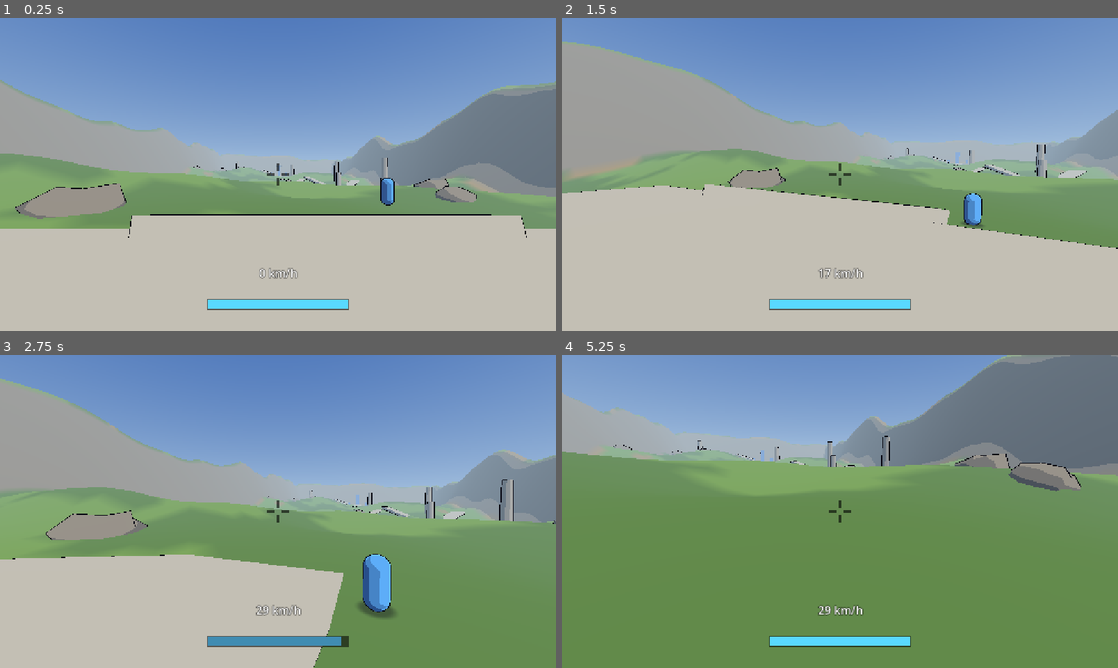
Above: before the commit, frames 1-4 (two rows, left to right).
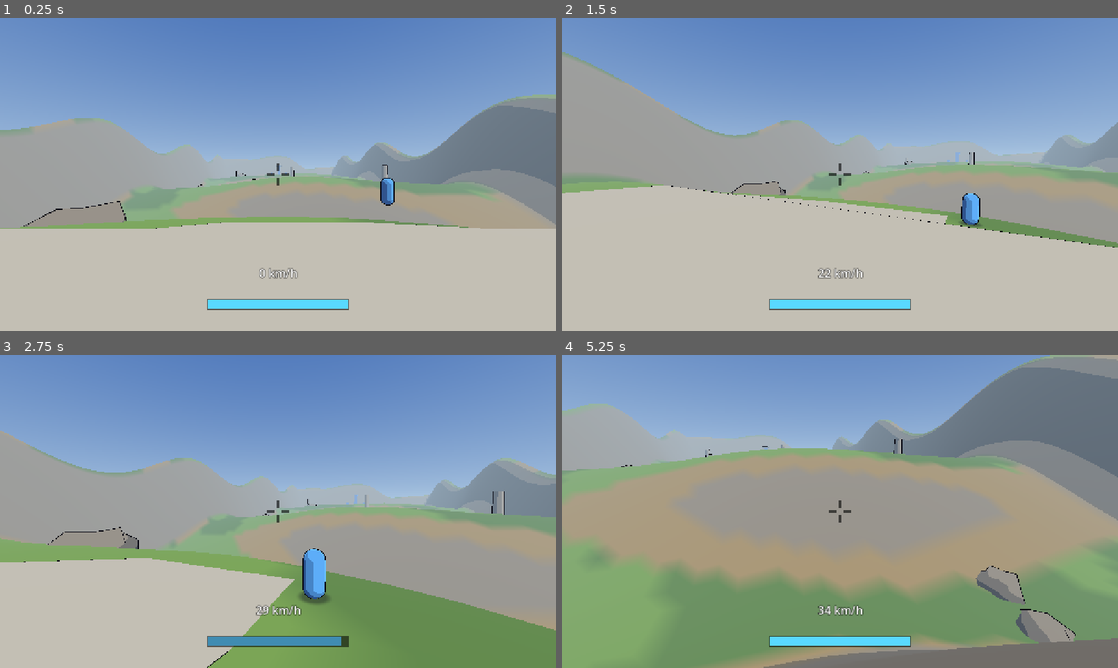
Above: after the commit, the same moments.

Repository: roge-rm/Vectorfall
Game: Godot game, scene res://scenes/main.tscn
Same seed, same stepped clock (60 frames per second), same inputs: the game is played once before the commit and once after it.
Inputs (mouse positions are in pixels of both pictures, inside the frame that each line leads up to):
- Up to frame 1 (0.25 s): no input
- Up to frame 2 (1.5 s): tap Enter at 0.5 s; move the mouse to (962, 158) at 0.52 s; hold D (move_right) 0.53-1.28 s; tap G (deploy) at 0.6 s; tap Space (jump) at 0.77, 1.07 s; click (962, 158) at 0.8 s; move the mouse to (812, 174) at 1.27 s; hold W (move_forward) from 1.28 s (still down); click (812, 174) at 1.35 s
- Up to frame 3 (2.75 s): keep holding W (move_forward); tap Space (jump) at 1.52, 1.82 s; right-click (250, 511) at 1.55 s; move the mouse to (289, 505) at 2.02 s; right-click (289, 505) at 2.1 s; tap E (use) at 2.3 s
- Up to frame 4 (5.25 s): move the mouse to (834, 517) at 2.77 s; tap E (use) at 2.85 s; tap Space (jump) at 3.02, 3.05, 3.32, 3.6, 3.77, 4.07 s; move the mouse to (878, 514) at 3.52 s; tap G (deploy) at 3.8 s; tap Escape (pause) at 4.15 s; release W (move_forward) at 4.25 s; drag from (673, 464) to (756, 433) at 4.27 s; move the mouse to (845, 511) at 5.02 s; hold W (move_forward) from 5.03 s (still down); click (845, 511) at 5.1 s

The runs differ from the first frame. In frame 1, 18% of the frame differs, in the area x 0-100%, y 19-71%; in frame 2, 18%; in frame 3, 33%; in frame 4, 62%, in the area x 0-100%, y 0-100%.

Commit message:
Skiing: hold to slide with gravity along the slope
A SKI command button on Space and gamepad A alongside jump, which now
fires only on the press, and a SKI toggle on touch. Skiing keeps speed
along the slope with little friction, drag tops speed out around 60-70
m/s, crests launch you at speed and the jet pushes forward at speed. The
test map is now long smooth ridges between the bases, and the base ramps
no longer stick up above the deck. HUD shows a SKI light. Tests in
tests/ski_test.gd.

Co-Authored-By: Claude Opus 5.5 <noreply@anthropic.com>

Diff:
--- a/project.godot
+++ b/project.godot
@@ -68,6 +68,10 @@
 "deadzone": 0.5,
 "events": [Object(InputEventKey,"device":-1,"physical_keycode":32), Object(InputEventJoypadButton,"device":-1,"button_index":0,"pressed":true)]
 }
+ski={
+"deadzone": 0.5,
+"events": [Object(InputEventKey,"device":-1,"physical_keycode":32), Object(InputEventJoypadButton,"device":-1,"button_index":0,"pressed":true)]
+}
 use={
 "deadzone": 0.5,
 "events": [Object(InputEventKey,"device":-1,"physical_keycode":69), Object(InputEventJoypadButton,"device":-1,"button_index":2,"pressed":true)]
--- a/scripts/input/local_input.gd
+++ b/scripts/input/local_input.gd
@@ -94,7 +94,7 @@
 			command.buttons = touch.buttons
 		return command
 	command.move = Input.get_vector("move_left", "move_right", "move_back", "move_forward")
-	for pair: Array in [["fire", PlayerCommand.FIRE], ["jump", PlayerCommand.JUMP], ["jet", PlayerCommand.JET], ["use", PlayerCommand.USE], ["deploy", PlayerCommand.DEPLOY]]:
+	for pair: Array in [["fire", PlayerCommand.FIRE], ["jump", PlayerCommand.JUMP], ["jet", PlayerCommand.JET], ["use", PlayerCommand.USE], ["deploy", PlayerCommand.DEPLOY], ["ski", PlayerCommand.SKI]]:
 		if Input.is_action_pressed(pair[0]):
 			command.buttons |= pair[1]
 	return command
--- a/scripts/input/touch_controls.gd
+++ b/scripts/input/touch_controls.gd
@@ -3,7 +3,8 @@
 
 ## On-screen controls: a stick that appears where your left thumb lands, drag
 ## anywhere else on the right half to look, and round buttons for fire, jet and
-## jump. Sizes follow the shorter side of the screen.
+## jump, and a SKI button that turns skiing on and off. Sizes follow the
+## shorter side of the screen.
 
 ## Left thumb movement in pixels for a full push, as a share of the short side.
 const STICK_REACH := 0.1
@@ -11,7 +12,10 @@
 	["FIRE", PlayerCommand.FIRE, Vector2(0.15, 0.4), 0.1],
 	["JET", PlayerCommand.JET, Vector2(0.36, 0.15), 0.095],
 	["JUMP", PlayerCommand.JUMP, Vector2(0.13, 0.14), 0.075],
+	["SKI", PlayerCommand.SKI, Vector2(0.36, 0.36), 0.065],
 ]
+## Buttons that a tap turns on and off rather than being held.
+const TOGGLES := PlayerCommand.SKI
 
 ## x is right and y is forward, like PlayerCommand.move.
 var stick := Vector2.ZERO
@@ -74,8 +78,13 @@
 func _press(index: int, at: Vector2) -> void:
 	for k in BUTTONS.size():
 		if at.distance_to(button_centre(k)) < button_radius(k) * 1.2:
-			_touches[index] = BUTTONS[k][1]
-			buttons |= BUTTONS[k][1]
+			var bit: int = BUTTONS[k][1]
+			if bit & TOGGLES:
+				_touches[index] = "toggle"
+				buttons ^= bit
+			else:
+				_touches[index] = bit
+				buttons |= bit
 			return
 	if at.x < size.x * 0.45:
 		_touches[index] = "stick"
--- a/scripts/sim/movement_tuning.gd
+++ b/scripts/sim/movement_tuning.gd
@@ -16,6 +16,35 @@
 @export var jump_speed := 6.5
 @export var gravity := 20.0
 
+## How far down the ground is looked for each tick to keep you on it.
+@export var floor_snap := 0.35
+
+@export_group("Skiing")
+## Slowing on the ground while skiing, in m/s².
+@export var ski_friction := 0.4
+## Steering while skiing, towards where you push.
+@export var ski_steer_accel := 6.0
+## Pushing only adds speed in a direction while you're slower than this in it.
+@export var ski_steer_speed := 8.0
+## Above this speed the ground is barely held on to, so a crest throws you
+## into the air.
+@export var ski_launch_speed := 12.0
+## Floor snap while skiing above ski_launch_speed. Each tick at 60 m/s covers
+## 1 m, so this keeps you on a slope that bends by about 3° per metre.
+@export var ski_snap := 0.05
+## How hard you're pressed into the slope while skiing, in m/s, so the floor
+## stays in touch on a straight slope without snapping.
+@export var ski_press := 0.5
+
+@export_group("Drag")
+## Speed with no drag. Above it drag is drag * (speed - drag_free_speed)²,
+## which tops out at about 59 m/s on a 30° slope and 73 m/s falling or
+## skiing downhill with the jet.
+@export var drag_free_speed := 25.0
+@export var drag := 0.009
+## Hard limit on speed, in case something adds more than drag can take off.
+@export var max_speed := 80.0
+
 @export_group("Air")
 ## Speed you can add in the air towards where you're steering, on top of the
 ## momentum you already have.
@@ -29,6 +58,9 @@
 @export var jet_side_accel := 8.0
 ## Horizontal speed the side thrust can push you to.
 @export var jet_side_speed := 14.0
+## Forward thrust while jetting when skiing or faster than jet_side_speed,
+## along where you steer, or where you look if you don't.
+@export var jet_forward_accel := 10.0
 ## Fastest upward speed the jet will push you to.
 @export var jet_max_rise := 12.0
 @export var energy_max := 100.0
--- a/scripts/sim/player_command.gd
+++ b/scripts/sim/player_command.gd
@@ -9,6 +9,8 @@
 const JET := 4
 const USE := 8
 const DEPLOY := 16
+## Held to ski: next to no friction on the ground, so slopes speed you up.
+const SKI := 32
 
 ## x is right and y is forward, length at most 1.
 var move := Vector2.ZERO
--- a/scripts/sim/soldier.gd
+++ b/scripts/sim/soldier.gd
@@ -22,6 +22,14 @@
 ## is_on_floor() so set_state() can restore it.
 var grounded := false
 var jetting := false
+## The jump button was held last tick, so holding it jumps only once.
+var jump_held := false
+## The ski button is held, on the ground or not.
+var ski_held := false
+## Skiing on the ground this tick.
+var skiing := false
+## The ground's normal after the last tick, straight up in the air.
+var floor_normal := Vector3.UP
 
 var body_mesh: MeshInstance3D
 var blob: BlobShadow
@@ -30,7 +38,7 @@
 func _init() -> void:
 	energy = tuning.energy_max
 	since_jet = tuning.refill_delay
-	floor_snap_length = 0.35
+	floor_snap_length = tuning.floor_snap
 	floor_max_angle = deg_to_rad(50.0)
 	floor_constant_speed = true
 	var shape := CollisionShape3D.new()
@@ -90,9 +98,18 @@
 	var wish_dir := wish.normalized() if wish.length() > 0.01 else Vector3.ZERO
 	var horizontal := Vector3(velocity.x, 0.0, velocity.z)
 	var v_y := velocity.y
+	var jump_pressed := command.has(PlayerCommand.JUMP) and not jump_held
+	jump_held = command.has(PlayerCommand.JUMP)
+	ski_held = command.has(PlayerCommand.SKI)
 
 	jetting = command.has(PlayerCommand.JET) and energy > 0.0
-	if grounded and not jetting:
+	skiing = grounded and ski_held and not jetting
+	if skiing:
+		_ski(wish_dir, delta)
+		if jump_pressed:
+			velocity = velocity.slide(floor_normal) + Vector3.UP * t.jump_speed
+			grounded = false
+	elif grounded and not jetting:
 		var speed := horizontal.length()
 		var target := wish * t.run_speed
 		if speed > t.run_speed + 0.01 and horizontal.dot(wish) >= 0.0:
@@ -102,9 +119,14 @@
 		else:
 			var rate := t.ground_accel if wish_dir != Vector3.ZERO else t.ground_friction
 			horizontal = horizontal.move_toward(target, rate * delta)
-		if command.has(PlayerCommand.JUMP):
+		if jump_pressed:
 			v_y = t.jump_speed
 			grounded = false
+	elif jetting and (ski_held or horizontal.length() > t.jet_side_speed):
+		# At speed some of the jet pushes you forward, so you can climb the next
+		# hill without losing your speed.
+		var ahead := wish_dir if wish_dir != Vector3.ZERO else Basis(Vector3.UP, yaw) * Vector3.FORWARD
+		horizontal += ahead * t.jet_forward_accel * delta
 	elif wish_dir != Vector3.ZERO:
 		# In the air you keep your momentum and can only add a little speed
 		# towards where you steer, more while jetting.
@@ -124,21 +146,73 @@
 		if since_jet >= t.refill_delay:
 			energy = minf(energy + t.energy_refill * delta, t.energy_max)
 
-	v_y -= t.gravity * delta
-	var before := Vector3(horizontal.x, v_y, horizontal.z)
-	velocity = before
+	if not skiing:
+		v_y -= t.gravity * delta
+		velocity = Vector3(horizontal.x, v_y, horizontal.z)
+	_drag(delta)
+	var before := velocity
 	var was_grounded := grounded
+	# Skiing fast barely holds on to the ground, so a crest throws you.
+	floor_snap_length = t.ski_snap if ski_held and before.length() > t.ski_launch_speed else t.floor_snap
+	floor_stop_on_slope = not skiing
+	floor_constant_speed = not skiing
 	move_and_slide()
 	grounded = is_on_floor()
-	if grounded and not was_grounded:
+	floor_normal = get_floor_normal() if grounded else Vector3.UP
+	if grounded and ski_held:
+		# move_and_slide() drops the vertical part of your speed on the floor,
+		# which would stop you skiing downhill, so keep the part along the slope.
+		# Landing this way only loses the part into the slope, so a downhill
+		# keeps or adds speed and flat ground loses the fall.
+		velocity = _along_ground(before)
+	elif grounded and not was_grounded:
 		# Landing on a slope turns the fall into speed along it, so landing on a
 		# downhill keeps your speed and can add to it.
-		var along := before.slide(get_floor_normal())
+		var along := before.slide(floor_normal)
 		var kept := Vector3(along.x, 0.0, along.z)
 		if kept.length() > horizontal_speed():
 			velocity.x = kept.x
 			velocity.z = kept.z
 	blob.follow(self)
+
+
+## Skiing on the ground: speed along the slope only, gravity along the slope
+## speeds you up or slows you down, little friction, and pushing only steers.
+func _ski(wish_dir: Vector3, delta: float) -> void:
+	var t := tuning
+	var n := floor_normal
+	var v := velocity.slide(n)
+	v += Vector3.DOWN.slide(n) * t.gravity * delta
+	var speed := v.length()
+	if speed > 0.0:
+		v *= maxf(speed - t.ski_friction * delta, 0.0) / speed
+	if wish_dir != Vector3.ZERO:
+		var dir := wish_dir.slide(n).normalized()
+		var add := clampf(t.ski_steer_speed - v.dot(dir), 0.0, t.ski_steer_accel * delta)
+		v += dir * add
+	velocity = v - n * t.ski_press
+
+
+## A velocity from before the move, slid along the floor and off any walls
+## the move hit.
+func _along_ground(v: Vector3) -> Vector3:
+	v = v.slide(floor_normal)
+	for k in get_slide_collision_count():
+		var normal := get_slide_collision(k).get_normal()
+		if normal.angle_to(up_direction) > floor_max_angle + 0.01 and v.dot(normal) < 0.0:
+			v = v.slide(normal)
+	return v
+
+
+## Drag that grows with the square of speed above drag_free_speed.
+func _drag(delta: float) -> void:
+	var t := tuning
+	var speed := velocity.length()
+	if speed <= t.drag_free_speed:
+		return
+	var over := speed - t.drag_free_speed
+	var slowed := minf(maxf(speed - t.drag * over * over * delta, t.drag_free_speed), t.max_speed)
+	velocity *= slowed / speed
 
 
 func get_state() -> Dictionary:
@@ -154,6 +228,10 @@
 		"since_jet": since_jet,
 		"grounded": grounded,
 		"jetting": jetting,
+		"jump_held": jump_held,
+		"ski_held": ski_held,
+		"skiing": skiing,
+		"floor_normal": floor_normal,
 	}
 
 
@@ -170,3 +248,7 @@
 	since_jet = state.since_jet
 	grounded = state.grounded
 	jetting = state.jetting
+	jump_held = state.jump_held
+	ski_held = state.ski_held
+	skiing = state.skiing
+	floor_normal = state.floor_normal
--- a/scripts/ui/hud.gd
+++ b/scripts/ui/hud.gd
@@ -1,11 +1,12 @@
 class_name Hud
 extends Control
 
-## Crosshair, jet energy bar and speed readout for one soldier. It only reads
-## the soldier.
+## Crosshair, jet energy bar, speed readout and ski light for one soldier.
+## It only reads the soldier.
 
 var soldier: Soldier
 var _speed_label: Label
+var _ski_label: Label
 
 
 func _init() -> void:
@@ -17,6 +18,12 @@
 	_speed_label.add_theme_color_override("font_outline_color", Color(0, 0, 0, 0.8))
 	_speed_label.add_theme_constant_override("outline_size", 6)
 	add_child(_speed_label)
+	_ski_label = Label.new()
+	_ski_label.text = "SKI"
+	_ski_label.add_theme_font_size_override("font_size", 22)
+	_ski_label.add_theme_color_override("font_outline_color", Color(0, 0, 0, 0.8))
+	_ski_label.add_theme_constant_override("outline_size", 6)
+	add_child(_ski_label)
 
 
 func _process(_delta: float) -> void:
@@ -25,6 +32,10 @@
 	_speed_label.text = "%d km/h" % roundi(soldier.horizontal_speed() * 3.6)
 	var short := minf(size.x, size.y)
 	_speed_label.position = Vector2(size.x * 0.5 - _speed_label.size.x * 0.5, size.y - short * 0.16 - _speed_label.size.y)
+	# Bright while skiing on the ground, dim while held in the air.
+	_ski_label.visible = soldier.ski_held
+	_ski_label.modulate = Color(0.55, 1.0, 0.85) if soldier.skiing else Color(1, 1, 1, 0.45)
+	_ski_label.position = Vector2(size.x * 0.5 + short * 0.25, size.y - short * 0.1 - _ski_label.size.y * 0.3)
 	queue_redraw()
 
 
--- a/scripts/world/test_map.gd
+++ b/scripts/world/test_map.gd
@@ -1,9 +1,9 @@
 class_name TestMap
 extends Node3D
 
-## A greybox map built in code: rolling ground from noise, ramps, rocks and
-## pillars, and a base platform with a tower at each end. Team 0's base is at
-## -x and team 1's at +x.
+## A greybox map built in code: smooth rolling hills to ski over, ramps, rocks
+## and pillars, and a base platform with a tower at each end. Team 0's base is
+## at -x and team 1's at +x.
 
 const LENGTH := 360.0
 const WIDTH := 180.0
@@ -12,6 +12,11 @@
 const BASE_HEIGHT := 6.0
 const BASE_SIZE := 24.0
 const MAP_SEED := 7
+## Distance from one ridge to the next along the map, and their height from
+## valley floor to top. Ridges sit at the bases and x = ±50, valleys at 0 and
+## ±100, so each base skis down, over a ridge and into the middle.
+const HILL_SPACING := 100.0
+const HILL_HEIGHT := 20.0
 
 const GRASS := Color(0.45, 0.62, 0.32)
 const GRASS_DARK := Color(0.36, 0.52, 0.28)
@@ -28,8 +33,8 @@
 	name = "TestMap"
 	noise.seed = MAP_SEED
 	noise.noise_type = FastNoiseLite.TYPE_SIMPLEX_SMOOTH
-	noise.frequency = 0.007
-	noise.fractal_octaves = 3
+	noise.frequency = 0.006
+	noise.fractal_octaves = 2
 	rng.seed = MAP_SEED
 	add_child(Atmosphere.new())
 	_build_ground()
@@ -38,10 +43,14 @@
 	_build_props()
 
 
-## Ground height from the noise, flattened around each base and raised at the
+## Ground height: long ridges across the map, bent and varied along z with a
+## little smooth noise on top, flattened around each base and raised at the
 ## edges into a bowl.
 func height_at(x: float, z: float) -> float:
-	var h := noise.get_noise_2d(x, z) * 16.0 + 4.0
+	var bent := x + 14.0 * sin(z * 0.025)
+	var amplitude := HILL_HEIGHT * 0.5 * (1.0 + 0.3 * sin(z * 0.035 + 1.0))
+	var ridges := cos(TAU * bent / HILL_SPACING + PI)
+	var h := BASE_HEIGHT - HILL_HEIGHT * 0.5 + ridges * amplitude + noise.get_noise_2d(x, z) * 4.0
 	for team in 2:
 		var d := Vector2(x - base_x(team), z).length()
 		var t := smoothstep(BASE_SIZE * 0.9, BASE_SIZE * 2.2, d)
@@ -123,8 +132,11 @@
 	# The platform, a raised deck with a ramp up its front.
 	_box(base, Vector3(BASE_SIZE, 2.0, BASE_SIZE), Transform3D(Basis.IDENTITY, Vector3(x, BASE_HEIGHT + 1.0, 0.0)), CONCRETE)
 	var front := 1.0 if team == 0 else -1.0
-	var ramp_basis := Basis(Vector3.FORWARD, front * deg_to_rad(12.0))
-	_box(base, Vector3(14.0, 1.0, 10.0), Transform3D(ramp_basis, Vector3(x + front * (BASE_SIZE * 0.5 + 6.0), BASE_HEIGHT + 0.6, 0.0)), CONCRETE)
+	# Its top meets the deck's edge, with no lip to catch on.
+	var tilt := deg_to_rad(12.0)
+	var ramp_basis := Basis(Vector3.FORWARD, front * tilt)
+	var ramp_centre := Vector3(x + front * (BASE_SIZE * 0.5 + 7.0 * cos(tilt) - 0.5 * sin(tilt)), BASE_HEIGHT + 2.0 - 7.0 * sin(tilt) - 0.5 * cos(tilt), 0.0)
+	_box(base, Vector3(14.0, 1.0, 10.0), Transform3D(ramp_basis, ramp_centre), CONCRETE)
 	# A tower at the back with a deck on top, in the team's colour.
 	var back := x - front * (BASE_SIZE * 0.5 - 4.0)
 	_box(base, Vector3(4.0, 14.0, 4.0), Transform3D(Basis.IDENTITY, Vector3(back, BASE_HEIGHT + 9.0, 0.0)), colour)
--- a/tests/command_test.gd
+++ b/tests/command_test.gd
@@ -25,7 +25,7 @@
 
 
 func _run() -> void:
-	for action in ["move_forward", "move_back", "move_left", "move_right", "look_left", "look_right", "look_up", "look_down", "fire", "jet", "jump", "use", "deploy", "pause"]:
+	for action in ["move_forward", "move_back", "move_left", "move_right", "look_left", "look_right", "look_up", "look_down", "fire", "jet", "jump", "use", "deploy", "ski", "pause"]:
 		checks.check(InputMap.has_action(action) and not InputMap.action_get_events(action).is_empty(), "the input map has %s" % action)
 	var kinds := {}
 	for event in InputMap.action_get_events("jet"):
--- a/tests/main_scene_test.gd
+++ b/tests/main_scene_test.gd
@@ -2,7 +2,7 @@
 
 ## Runs the main scene for five seconds and checks the player is standing on
 ## its base, the touch controls show only after a touch, and the touch stick
-## and buttons end up in the player's commands.
+## and buttons, the SKI toggle too, end up in the player's commands.
 ##   tools/godot/Godot_v4.7.2-stable_linux.x86_64 --headless --fixed-fps 60 --path . -s tests/main_scene_test.gd
 
 var checks := TestWorld.Checks.new()
@@ -53,6 +53,19 @@
 	checks.check(player.global_position.y > start.y + 0.5, "the jet button lifts the player")
 	checks.check((player.global_position - start).x > 0.5, "the stick pushes the player forward, towards the other base")
 
+	# SKI is a toggle: one tap turns it on, the next turns it off.
+	for on: bool in [true, false]:
+		var tap := InputEventScreenTouch.new()
+		tap.index = 2
+		tap.pressed = true
+		tap.position = to_window * touch.button_centre(3)
+		Input.parse_input_event(tap)
+		tap = tap.duplicate()
+		tap.pressed = false
+		Input.parse_input_event(tap)
+		await ticks(2)
+		checks.check(player.ski_held == on, "a tap on SKI turns skiing %s" % ("on" if on else "off"))
+
 	var key := InputEventKey.new()
 	key.physical_keycode = KEY_W
 	key.pressed = true
--- /dev/null
+++ b/tests/ski_test.gd
@@ -0,0 +1,151 @@
+extends SceneTree
+
+## Checks skiing on built-in slopes: skiing downhill gains speed past run
+## speed, uphill loses it, standing on a slope without skiing stays put,
+## landing on a downhill keeps the speed, drag tops speed out, the jet helps
+## you up a hill, and top speed into a wall or the ground doesn't go through.
+##   tools/godot/Godot_v4.7.2-stable_linux.x86_64 --headless --fixed-fps 60 --path . -s tests/ski_test.gd
+
+const ANGLE := 25.0
+
+var checks := TestWorld.Checks.new()
+var game: Match
+var input := TestWorld.Scripted.new()
+var soldier: Soldier
+
+
+func _initialize() -> void:
+	# A 25° slope down towards +x from the origin, a long 30° one at z = 1000,
+	# a wall on flat ground at z = -1000 and triangle mesh ground at z = -2000.
+	TestWorld.slope(root, ANGLE)
+	# Flat ground before the slope's top edge, making a crest at x = 0.
+	var deck := TestWorld.slope(root, 0.0, 100.0)
+	deck.position.x = -100.0
+	var long := TestWorld.slope(root, 30.0, 4000.0)
+	long.position.z = 1000.0
+	var flat := TestWorld.flat_ground(root)
+	flat.position = Vector3(0.0, 0.0, -1000.0)
+	var wall := StaticBody3D.new()
+	var wall_shape := CollisionShape3D.new()
+	var box := BoxShape3D.new()
+	box.size = Vector3(1.0, 10.0, 20.0)
+	wall_shape.shape = box
+	wall.add_child(wall_shape)
+	wall.position = Vector3(20.5, 5.0, -1000.0)
+	root.add_child(wall)
+	var mesh := TestWorld.mesh_ground(root, 400.0)
+	mesh.position.z = -2000.0
+	game = Match.new(3)
+	root.add_child(game)
+	soldier = game.add_soldier(0, Transform3D(Basis.IDENTITY, on_slope(30.0) + Vector3.UP * 0.3), input)
+	_run.call_deferred()
+
+
+func ticks(n: int) -> void:
+	for i in n:
+		await physics_frame
+
+
+## A point on the 25° slope, x metres from its top edge.
+func on_slope(x: float) -> Vector3:
+	return Vector3(x, -x * tan(deg_to_rad(ANGLE)), 0.0)
+
+
+func _run() -> void:
+	var t := soldier.tuning
+	await ticks(60)
+	checks.check(soldier.grounded, "the soldier stands on the slope")
+	var rest := soldier.global_position
+	await ticks(120)
+	checks.check(soldier.global_position.distance_to(rest) < 0.05, "standing on a slope without skiing stays put (moved %.3f m)" % soldier.global_position.distance_to(rest))
+
+	input.command.buttons = PlayerCommand.SKI
+	await ticks(120)
+	var speed := soldier.velocity.length()
+	checks.check(speed > t.run_speed + 4.0, "skiing down a slope for 2 s passes run speed (%.1f m/s)" % speed)
+	checks.check(soldier.skiing and soldier.velocity.x > 0.0, "and is skiing downhill")
+
+	# Skiing uphill at 25 m/s, with and without the jet.
+	var uphill := Vector3(-cos(deg_to_rad(ANGLE)), sin(deg_to_rad(ANGLE)), 0.0) * 25.0
+	soldier.set_state(_state_with(on_slope(150.0) + Vector3.UP * 0.05, uphill))
+	await ticks(60)
+	var slowed := soldier.velocity.length()
+	checks.check(slowed < 25.0 - 5.0 and soldier.velocity.x < 0.0, "skiing uphill loses speed (25 to %.1f m/s)" % slowed)
+	input.command.buttons = PlayerCommand.SKI | PlayerCommand.JET
+	input.command.yaw = PI * 0.5
+	soldier.set_state(_state_with(on_slope(150.0) + Vector3.UP * 0.05, uphill))
+	await ticks(60)
+	var jetted := soldier.horizontal_speed()
+	checks.check(jetted > 25.0 * cos(deg_to_rad(ANGLE)), "jetting while skiing uphill keeps your speed (%.1f m/s)" % jetted)
+	input.command.buttons = PlayerCommand.SKI
+	input.command.yaw = 0.0
+
+	# Landing on the downhill while skiing keeps nearly all the speed.
+	var falling := Vector3(20.0, -10.0, 0.0)
+	soldier.set_state(_state_with(on_slope(60.0) + Vector3.UP * 3.0, falling))
+	while not soldier.grounded:
+		await ticks(1)
+	speed = soldier.velocity.length()
+	checks.check(speed > falling.length() * 0.95, "landing on a downhill while skiing keeps the speed (%.1f of %.1f m/s)" % [speed, falling.length()])
+	# Landing on flat ground loses only the fall.
+	soldier.set_state(_state_with(Vector3(0.0, 3.0, -1000.0), falling))
+	while not soldier.grounded:
+		await ticks(1)
+	speed = soldier.horizontal_speed()
+	checks.check(speed > 19.5 and absf(soldier.velocity.y) < 1.0, "landing flat while skiing loses only the fall (%.1f m/s)" % speed)
+
+	# Over the crest at 40 m/s you fly; at a slow ski you follow the ground.
+	for pace: float in [40.0, 6.0]:
+		soldier.set_state(_state_with(Vector3(-30.0, 0.05, 0.0), Vector3(pace, 0.0, 0.0)))
+		var flew := false
+		while soldier.global_position.x < 3.0:
+			await ticks(1)
+			if soldier.global_position.x > 0.5 and not soldier.grounded:
+				flew = true
+		if pace > 20.0:
+			checks.check(flew, "skiing over a crest at %.0f m/s launches you" % pace)
+		else:
+			checks.check(not flew, "skiing over a crest at %.0f m/s follows the ground" % pace)
+
+	# Skiing a long 30° slope tops out under the drag cap.
+	soldier.set_state(_state_with(Vector3(5.0, -5.0 * tan(deg_to_rad(30.0)) + 0.05, 1000.0), Vector3.ZERO))
+	var top := 0.0
+	for i in 20:
+		await ticks(60)
+		top = maxf(top, soldier.velocity.length())
+	checks.check(soldier.skiing and top > 50.0 and top < 65.0, "skiing a long 30° slope tops out at %.1f m/s" % top)
+	# Falling from high up tops out too.
+	input.command.buttons = 0
+	soldier.set_state(_state_with(Vector3(0.0, 9000.0, 3000.0), Vector3.ZERO))
+	top = 0.0
+	for i in 10:
+		await ticks(60)
+		top = maxf(top, soldier.velocity.length())
+	checks.check(top > 60.0 and top < 75.0, "falling tops out at %.1f m/s" % top)
+
+	# 75 m/s into a wall and into the ground, box and triangle mesh: nothing
+	# goes through.
+	input.command.buttons = PlayerCommand.SKI
+	soldier.set_state(_state_with(Vector3(0.0, 0.05, -1000.0), Vector3(75.0, 0.0, 0.0)))
+	await ticks(30)
+	checks.check(soldier.global_position.x < 20.0 - t.radius + 0.05, "skiing at top speed into a wall stops at it (x %.2f)" % soldier.global_position.x)
+	soldier.set_state(_state_with(Vector3(-100.0, 30.0, -1000.0), Vector3(50.0, -55.0, 0.0)))
+	await ticks(60)
+	checks.check(soldier.global_position.y > -0.05, "75 m/s into box ground stays on top (y %.2f)" % soldier.global_position.y)
+	soldier.set_state(_state_with(Vector3(-100.0, 30.0, -2000.0), Vector3(50.0, -55.0, 0.0)))
+	await ticks(60)
+	checks.check(soldier.global_position.y > -0.05, "75 m/s into mesh ground stays on top (y %.2f)" % soldier.global_position.y)
+	soldier.set_state(_state_with(on_slope(10.0) + Vector3(0.0, 40.0, 0.0), Vector3(20.0, -70.0, 0.0)))
+	await ticks(60)
+	var surface := on_slope(soldier.global_position.x).y
+	checks.check(soldier.global_position.y > surface - 0.05, "diving into the slope stays on top (%.2f m above)" % (soldier.global_position.y - surface))
+	checks.finish(self)
+
+
+func _state_with(position: Vector3, velocity: Vector3) -> Dictionary:
+	var state := soldier.get_state()
+	state.position = position
+	state.velocity = velocity
+	state.grounded = false
+	state.energy = soldier.tuning.energy_max
+	return state
--- a/tests/test_world.gd
+++ b/tests/test_world.gd
@@ -28,15 +28,31 @@
 
 ## A slope going down towards +x at the given angle, its top edge at x = 0,
 ## y = 0.
-static func slope(parent: Node, degrees: float) -> StaticBody3D:
+static func slope(parent: Node, degrees: float, length := 200.0) -> StaticBody3D:
 	var body := StaticBody3D.new()
 	var shape := CollisionShape3D.new()
 	var box := BoxShape3D.new()
-	box.size = Vector3(200.0, 2.0, 200.0)
+	box.size = Vector3(length, 2.0, 200.0)
 	shape.shape = box
 	body.rotation.z = -deg_to_rad(degrees)
-	body.position = Vector3(0.0, -1.0, 0.0)
-	shape.position.x = 100.0
+	shape.position = Vector3(length * 0.5, -1.0, 0.0)
+	body.add_child(shape)
+	parent.add_child(body)
+	return body
+
+
+## A flat square of triangle mesh with its top at y = 0, centred on the
+## origin, like the map's terrain.
+static func mesh_ground(parent: Node, size: float) -> StaticBody3D:
+	var body := StaticBody3D.new()
+	var shape := CollisionShape3D.new()
+	var h := size * 0.5
+	var mesh := ConcavePolygonShape3D.new()
+	mesh.set_faces(PackedVector3Array([
+		Vector3(-h, 0, -h), Vector3(h, 0, -h), Vector3(-h, 0, h),
+		Vector3(h, 0, -h), Vector3(h, 0, h), Vector3(-h, 0, h),
+	]))
+	shape.shape = mesh
 	body.add_child(shape)
 	parent.add_child(body)
 	return body
Not shown, added: tests/ski_test.gd.uid
Not shown, changed: tools/run-tests.sh
